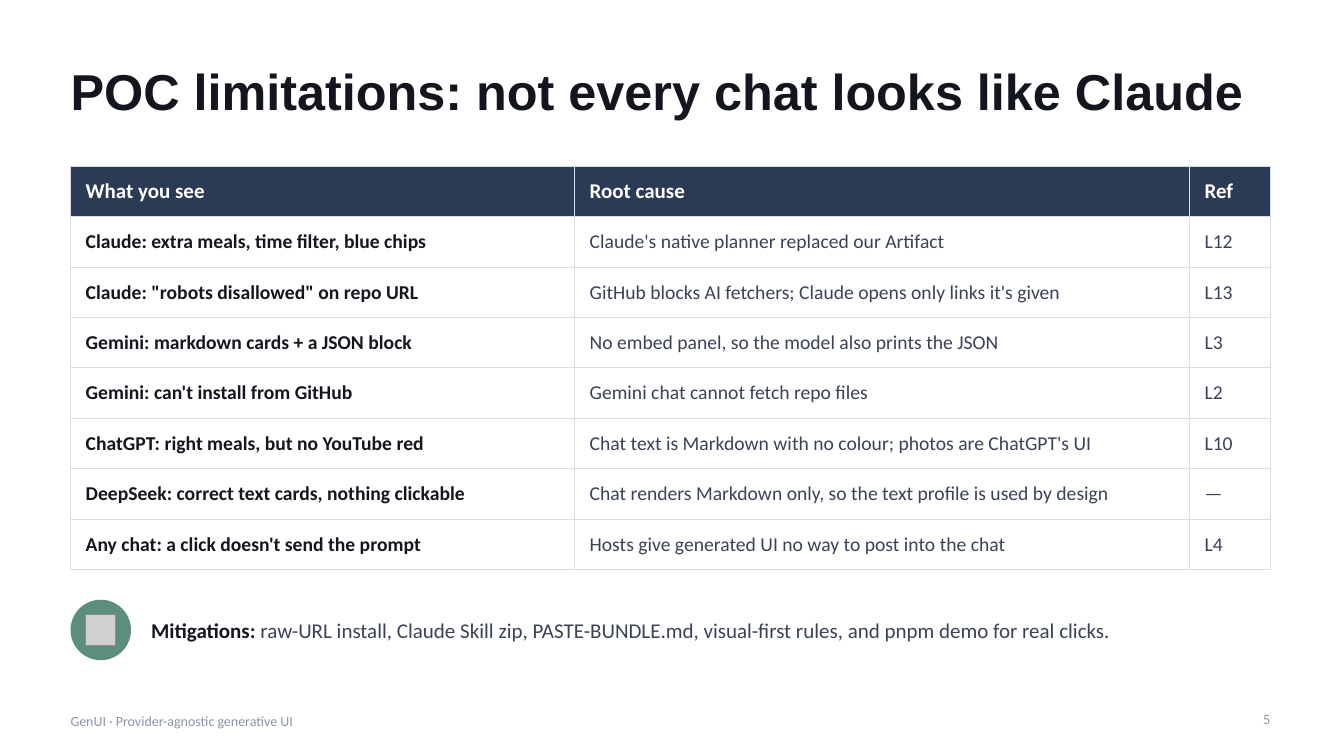
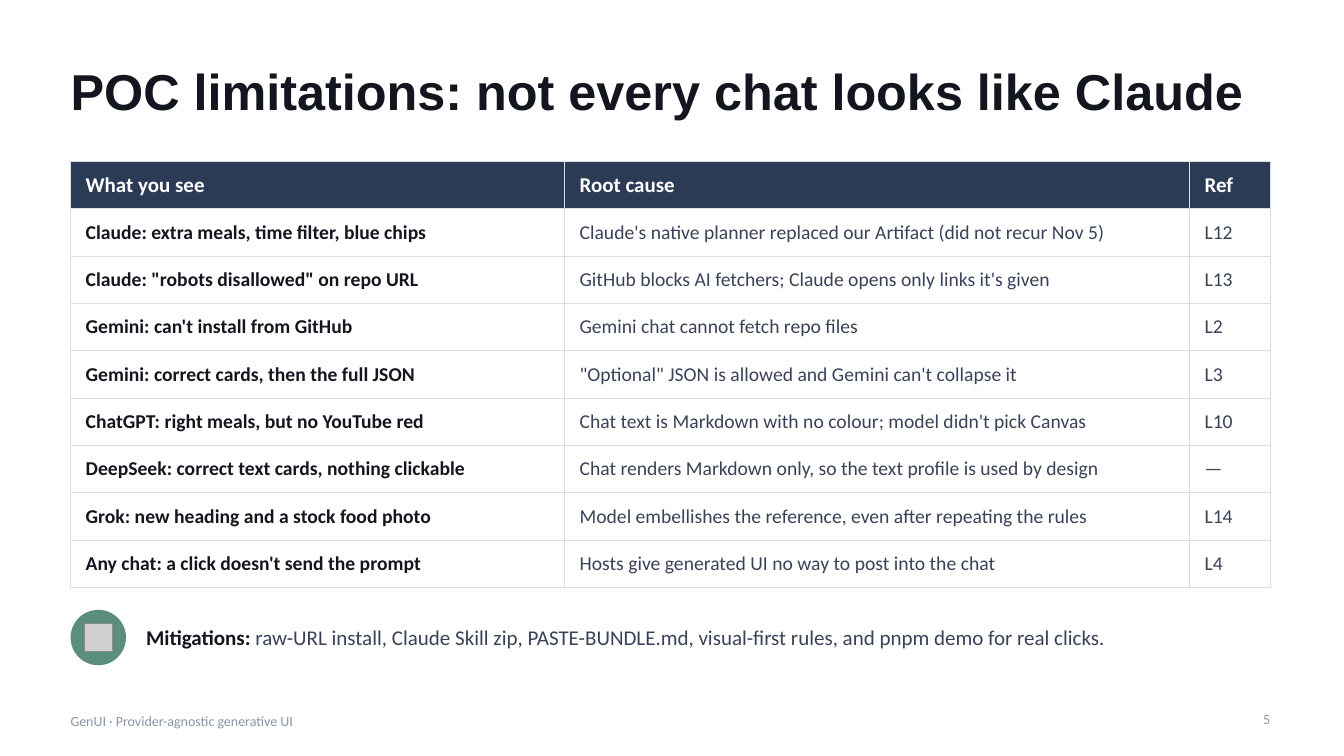
Before and after one commit to noahtan917/gen-ui, a slide deck: slide 5 of docs/GenUI-Presentation.pptx. Drawn at 1344x756 pixels with LibreOffice and Linux fonts; fonts in the diff are those of the drawing; grey boxes stand for pictures. Boxes give left, top, right and bottom in pixels: in the first picture for what was removed or moved away, otherwise in the second. Text is boxed around its words. In the diff, an @@ line names an element or a change of style, - is before the commit and + after.

Commit message:
Add OpenUI interop support and enhance demo application
- Introduced `@gen-ui/openui` package for converting GenUI documents to OpenUI Lang and rendering with OpenUI components.
- Updated demo application to toggle between GenUI JSON and OpenUI Lang formats, including UI state management and rendering logic.
- Enhanced README and architecture documentation to include OpenUI interop details and usage instructions.
- Added new styles for format toggle buttons in the demo application.
- Updated session artifact generation to optionally include OpenUI Lang output section.
- Improved interaction context handling in core library for consistent AI request processing across formats.

```diff
--- a/docs/GenUI-Presentation.pptx
+++ b/docs/GenUI-Presentation.pptx
@@ table at [71,161,1270,578] @@
-row 2, column 2: Claude's native planner replaced our Artifact
+row 2, column 2: Claude's native planner replaced our Artifact (did not recur Nov 5)
-row 4: Gemini: markdown cards + a JSON block | No embed panel, so the model also prints the JSON | L3
-row 6: ChatGPT: right meals, but no YouTube red | Chat text is Markdown with no colour; photos are ChatGPT's UI | L10
+row 5: Gemini: correct cards, then the full JSON | "Optional" JSON is allowed and Gemini can't collapse it | L3
+row 6: ChatGPT: right meals, but no YouTube red | Chat text is Markdown with no colour; model didn't pick Canvas | L10
+row 8: Grok: new heading and a stock food photo | Model embellishes the reference, even after repeating the rules | L14
@@ table: place and size @@
-table at [71,166,1270,559]
+table at [71,161,1270,578]
@@ ellipse: place and size @@
-ellipse at [71,600,131,660]
+ellipse at [71,610,126,665]
@@ picture: place and size @@
-picture at [86,615,116,645]
+picture at [85,624,113,652]
@@ text "Mitigations: raw-URL install, Claude Skill ...": place and size @@
-text "Mitigations: raw-URL install, Claude Skill ..." at [151,623,1109,642]
+text "Mitigations: raw-URL install, Claude Skill ..." at [146,630,1104,649]
```
Also in this commit, not shown: 5 other slides changed, 3 slides added, 1 slide removed, 32 other files.
